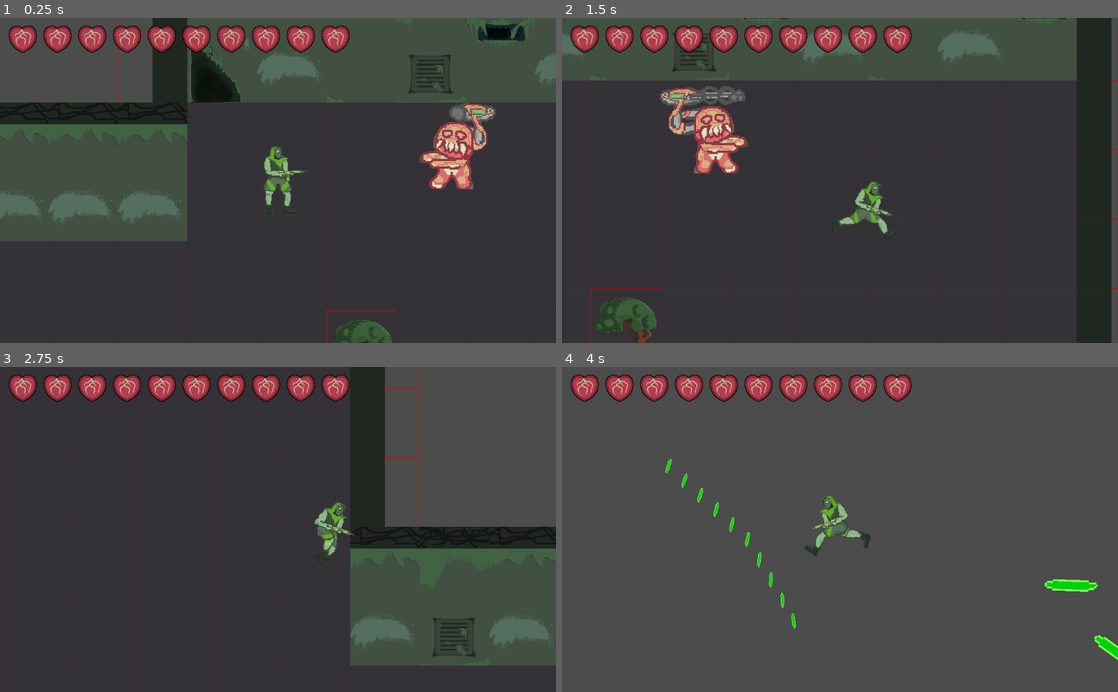
Above: before the commit, frames 1-4 (two rows, left to right).
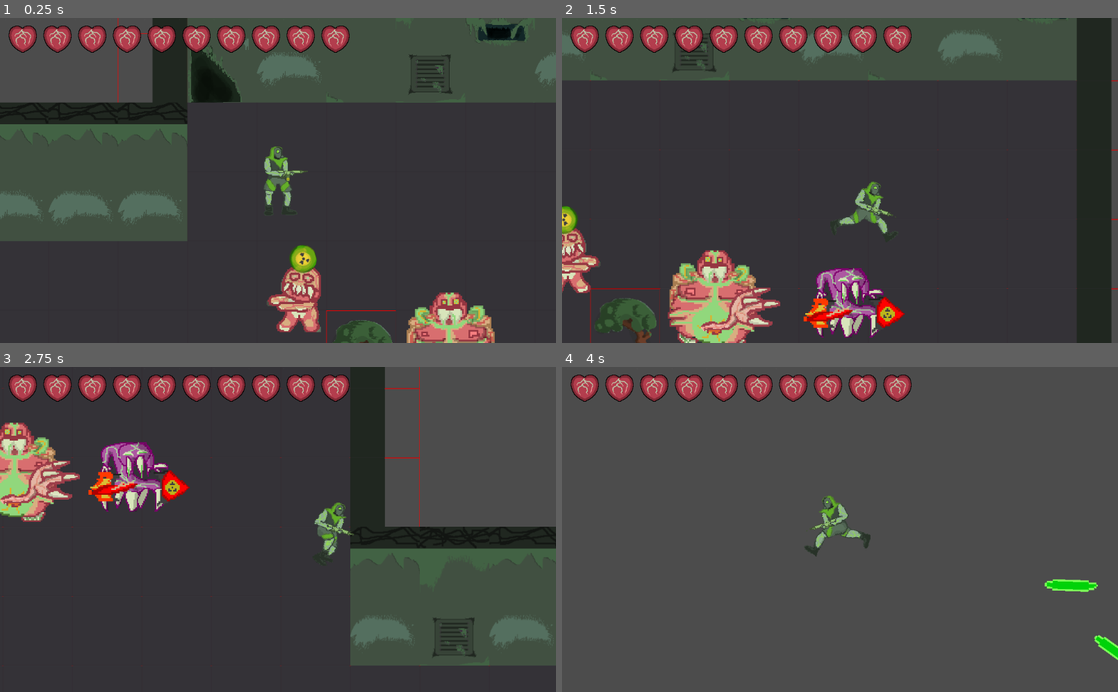
Above: after the commit, the same moments.

Repository: DevFTB/radi8-m8
Game: Godot game, scene res://NavTest.tscn
Same seed, same stepped clock (60 frames per second), same inputs: the game is played once before the commit and once after it.
Inputs (mouse positions are in pixels of both pictures, inside the frame that each line leads up to):
- Up to frame 1 (0.25 s): no input
- Up to frame 2 (1.5 s): move the mouse to (962, 164) at 0.52 s; press the mouse at (962, 164) at 0.53 s; hold Right (ui_right) 0.53-1.28 s; tap Space (dash) at 0.8, 1.35 s; move the mouse to (728, 196) at 1.27 s; release the mouse at (728, 196) at 1.28 s; hold Down (ui_down) from 1.28 s (still down)
- Up to frame 3 (2.75 s): click (166, 545) at 1.55 s; move the mouse to (333, 458) at 2.02 s; release Down (ui_down) at 2.03 s; press the mouse at (333, 458) at 2.03 s; hold Right (ui_right) from 2.03 s (still down); tap Space (dash) at 2.3 s
- Up to frame 4 (4 s): move the mouse to (812, 594) at 2.77 s; release Right (ui_right) at 2.78 s; release the mouse at (812, 594) at 2.78 s; hold Up (ui_up) 2.78-3.53 s; tap Space (dash) at 2.85 s; click (812, 594) at 3.05 s; move the mouse to (1006, 578) at 3.52 s; hold Left (ui_left) from 3.53 s (still down); hold Space (dash) from 3.53 s (still down); right-click (1006, 578) at 3.6 s

The runs differ from the first frame. In frame 1, 5.5% of the frame differs, in the area x 48-90%, y 26-100%; in frame 2, 9.6%, in the area x 0-62%, y 20-100%; in frame 3, 5.0%; in frame 4, 0.3%.

Commit message:
fixed enemy, refactored dmg, added rocket and explosion

Diff:
--- a/game/Assets/enemy/FatMan.tscn
+++ b/game/Assets/enemy/FatMan.tscn
@@ -1,22 +1,39 @@
-[gd_scene load_steps=6 format=2]
+[gd_scene load_steps=10 format=2]
 
 [ext_resource path="res://Assets/enemy/fatman.png" type="Texture" id=1]
-[ext_resource path="res://Assets/enemy/mutations/Gatling Mutation.tscn" type="PackedScene" id=2]
-[ext_resource path="res://Assets/enemy/mutations/ClawMutation.tscn" type="PackedScene" id=3]
+[ext_resource path="res://Assets/enemy/mutations/gatling/Gatling Mutation.tscn" type="PackedScene" id=2]
+[ext_resource path="res://Assets/enemy/mutations/claw/ClawMutation.tscn" type="PackedScene" id=3]
+[ext_resource path="res://Assets/enemy/mutations/rocket/RocketMutation.tscn" type="PackedScene" id=4]
+[ext_resource path="res://Scenes/Hurtbox.tscn" type="PackedScene" id=5]
 [ext_resource path="res://Scripts/Enemy/Enemy.gd" type="Script" id=6]
+[ext_resource path="res://Assets/enemy/mutations/detonation/detonation mutation.tscn" type="PackedScene" id=7]
 
 [sub_resource type="RectangleShape2D" id=1]
-extents = Vector2( 82.5693, 91.4385 )
+extents = Vector2( 63.5049, 35.5909 )
+
+[sub_resource type="CapsuleShape2D" id=2]
 
 [node name="FatMan" type="KinematicBody2D"]
+z_index = 50
+collision_layer = 32
 script = ExtResource( 6 )
 
 [node name="CollisionShape2D" type="CollisionShape2D" parent="."]
+position = Vector2( 1.49831, 57.6848 )
 shape = SubResource( 1 )
 
 [node name="Sprite" type="Sprite" parent="."]
 scale = Vector2( 3, 3 )
 texture = ExtResource( 1 )
+
+[node name="Hurtbox" parent="." instance=ExtResource( 5 )]
+scale = Vector2( 7.90321, -1.1379 )
+collision_layer = 8
+collision_mask = 4
+
+[node name="CollisionShape2D" parent="Hurtbox" index="0"]
+scale = Vector2( 1.02466, 3.93601 )
+shape = SubResource( 2 )
 
 [node name="Mutations" type="Node2D" parent="."]
 
@@ -24,7 +41,21 @@
 position = Vector2( -67.3374, 20.2992 )
 scale = Vector2( 2, 2 )
 
+[node name="Detonation Mutation" parent="Mutations" instance=ExtResource( 7 )]
+position = Vector2( -1.12373, 40.4543 )
+
+[node name="AnimatedSprite" parent="Mutations/Detonation Mutation" index="0"]
+position = Vector2( -4.54953, -4.7052 )
+scale = Vector2( 2, 2 )
+
 [node name="Gatling Mutation" parent="Mutations" instance=ExtResource( 2 )]
 position = Vector2( 16.7501, -50.6431 )
 scale = Vector2( 2, 2 )
 z_index = -1
+
+[node name="RocketMutation" parent="Mutations" instance=ExtResource( 4 )]
+position = Vector2( 0.0863304, 32.6602 )
+scale = Vector2( 3, 3 )
+
+[editable path="Hurtbox"]
+[editable path="Mutations/Detonation Mutation"]
--- a/game/Assets/enemy/LightEnemy.tscn
+++ b/game/Assets/enemy/LightEnemy.tscn
@@ -1,8 +1,10 @@
-[gd_scene load_steps=8 format=2]
+[gd_scene load_steps=10 format=2]
 
-[ext_resource path="res://Assets/enemy/mutations/Gatling Mutation.tscn" type="PackedScene" id=1]
-[ext_resource path="res://Assets/enemy/mutations/ClawMutation.tscn" type="PackedScene" id=2]
+[ext_resource path="res://Assets/enemy/mutations/gatling/Gatling Mutation.tscn" type="PackedScene" id=1]
+[ext_resource path="res://Assets/enemy/mutations/claw/ClawMutation.tscn" type="PackedScene" id=2]
+[ext_resource path="res://Assets/enemy/mutations/rocket/RocketMutation.tscn" type="PackedScene" id=3]
 [ext_resource path="res://assets/enemy/zombie.png" type="Texture" id=4]
+[ext_resource path="res://Assets/enemy/mutations/detonation/detonation mutation.tscn" type="PackedScene" id=5]
 [ext_resource path="res://scripts/Enemy/Enemy.gd" type="Script" id=6]
 [ext_resource path="res://Scenes/Hurtbox.tscn" type="PackedScene" id=7]
 
@@ -25,6 +27,9 @@
 
 [node name="Mutations" type="Node2D" parent="."]
 
+[node name="Detonation Mutation" parent="Mutations" instance=ExtResource( 5 )]
+position = Vector2( 6.00677, -71.0803 )
+
 [node name="Gatling Mutation" parent="Mutations" instance=ExtResource( 1 )]
 position = Vector2( 13.6579, -53.2852 )
 scale = Vector2( 2, 2 )
@@ -33,6 +38,10 @@
 [node name="ClawMutation" parent="Mutations" instance=ExtResource( 2 )]
 position = Vector2( -79.514, -28.2592 )
 scale = Vector2( 2, 2 )
+
+[node name="RocketMutation" parent="Mutations" instance=ExtResource( 3 )]
+position = Vector2( -1.08453, 14.4461 )
+scale = Vector2( 3, 3 )
 
 [node name="CollisionShape2D" type="CollisionShape2D" parent="."]
 position = Vector2( -3.25598, 36.7954 )
--- a/game/Assets/enemy/Sktiterbug.tscn
+++ b/game/Assets/enemy/Sktiterbug.tscn
@@ -1,15 +1,21 @@
-[gd_scene load_steps=6 format=2]
+[gd_scene load_steps=10 format=2]
 
-[ext_resource path="res://Assets/enemy/mutations/Gatling Mutation.tscn" type="PackedScene" id=1]
-[ext_resource path="res://Assets/enemy/mutations/ClawMutation.tscn" type="PackedScene" id=2]
+[ext_resource path="res://Assets/enemy/mutations/gatling/Gatling Mutation.tscn" type="PackedScene" id=1]
+[ext_resource path="res://Assets/enemy/mutations/claw/ClawMutation.tscn" type="PackedScene" id=2]
+[ext_resource path="res://Assets/enemy/mutations/rocket/RocketMutation.tscn" type="PackedScene" id=3]
 [ext_resource path="res://Assets/enemy/skitterbug.png" type="Texture" id=4]
+[ext_resource path="res://Scenes/Hurtbox.tscn" type="PackedScene" id=5]
 [ext_resource path="res://scripts/Enemy/Enemy.gd" type="Script" id=6]
+[ext_resource path="res://Assets/enemy/mutations/detonation/detonation mutation.tscn" type="PackedScene" id=7]
 
 [sub_resource type="RectangleShape2D" id=1]
-extents = Vector2( 63.4904, 65.2148 )
+extents = Vector2( 63.4904, 26.9042 )
+
+[sub_resource type="CapsuleShape2D" id=2]
+radius = 65.0602
 
 [node name="Skitterbug" type="KinematicBody2D"]
-position = Vector2( 375.277, 347.798 )
+collision_layer = 32
 script = ExtResource( 6 )
 
 [node name="Sprite" type="Sprite" parent="."]
@@ -17,6 +23,10 @@
 texture = ExtResource( 4 )
 
 [node name="Mutations" type="Node2D" parent="."]
+
+[node name="RocketMutation" parent="Mutations" instance=ExtResource( 3 )]
+position = Vector2( -10.4694, 15.2416 )
+scale = Vector2( 3, 3 )
 
 [node name="Gatling Mutation" parent="Mutations" instance=ExtResource( 1 )]
 position = Vector2( 7.37799, -59.5948 )
@@ -27,6 +37,18 @@
 position = Vector2( -67.09, -24.6183 )
 scale = Vector2( 2, 2 )
 
+[node name="Detonation Mutation" parent="Mutations" instance=ExtResource( 7 )]
+position = Vector2( 6.68173, -69.4901 )
+
 [node name="CollisionShape2D" type="CollisionShape2D" parent="."]
-position = Vector2( 2.82123, 0.982574 )
+position = Vector2( 3.94496, 33.1962 )
 shape = SubResource( 1 )
+
+[node name="Hurtbox" parent="." instance=ExtResource( 5 )]
+collision_layer = 8
+collision_mask = 4
+
+[node name="CollisionShape2D" parent="Hurtbox" index="0"]
+shape = SubResource( 2 )
+
+[editable path="Hurtbox"]
--- /dev/null
+++ b/game/Assets/enemy/mutations/detonation/Detonation.gd
@@ -0,0 +1,17 @@
+extends Area2D
+
+
+# Declare member variables here. Examples:
+# var a = 2
+# var b = "text"
+
+
+
+# Called when the node enters the scene tree for the first time.
+func _ready():
+	pass # Replace with function body.
+
+
+# Called every frame. 'delta' is the elapsed time since the previous frame.
+#func _process(delta):
+#	pass
--- /dev/null
+++ b/game/Assets/enemy/mutations/detonation/DetonationMutation.gd
@@ -0,0 +1,68 @@
+extends Node2D
+
+export (PackedScene) var explosion
+
+export (float) var detonationTime = 5
+export (float) var damage = 10
+export (float) var detonationRange = 800
+
+var timer: float = 0.0;
+var detonating: bool = false;
+
+var targets = []
+
+enum {
+	LEFT,
+	RIGHT
+}
+# Called when the node enters the scene tree for the first time.
+func _ready():
+	print("equip nukes")
+	$AnimatedSprite.play("equip")
+
+	$Area2D/CollisionShape2D.shape.radius = detonationRange
+	pass # Replace with function body.
+
+func _process(delta):
+	print(timer)
+	if(detonating):
+		timer += delta;
+
+	if(detonating && timer > detonationTime):
+		fire();
+
+func attack():
+	if(!detonating):
+		print("bring on the destruction")
+		timer = 0
+		detonating = true
+
+		$AnimatedSprite.play("detonate")
+
+		#var sprite_frames = $AnimatedSprite.get_sprite_frames()
+		#var amntOfFrames = sprite_frames.get_frame_count("detonate")
+
+		#$AnimatedSprite.set_speed_scale(amntOfFrames / detonationTime)
+
+func fire():
+	print("kabloom")
+	var areas = $Area2D.get_overlapping_areas()
+
+	var instance = explosion.instance()
+	get_tree().root.add_child(instance)
+	instance.set_global_position(self.global_position)
+
+	var factor = detonationRange / 128
+	instance.apply_scale(Vector2(factor, factor))
+
+	for area in areas:
+		area.emit_signal("damage", self)
+	# blowup
+
+
+func _on_Area2D_area_entered(area):
+	pass # Replace with function body.
+
+
+func _on_Area2D_area_exited(area):
+	pass # Replace with function body.
--- /dev/null
+++ b/game/Assets/enemy/mutations/detonation/detonation mutation.tscn
@@ -0,0 +1,88 @@
+[gd_scene load_steps=16 format=2]
+
+[ext_resource path="res://Assets/enemy/mutations/detonation/DetonationMutation.gd" type="Script" id=1]
+[ext_resource path="res://Assets/enemy/mutations/detonation/detonation.png" type="Texture" id=2]
+[ext_resource path="res://Assets/enemy/mutations/detonation/Detonation.gd" type="Script" id=3]
+[ext_resource path="res://Scenes/Explosion.tscn" type="PackedScene" id=4]
+
+[sub_resource type="AtlasTexture" id=1]
+flags = 4
+atlas = ExtResource( 2 )
+region = Rect2( 0, 0, 64, 64 )
+
+[sub_resource type="AtlasTexture" id=2]
+flags = 4
+atlas = ExtResource( 2 )
+region = Rect2( 64, 0, 64, 64 )
+
+[sub_resource type="AtlasTexture" id=3]
+flags = 4
+atlas = ExtResource( 2 )
+region = Rect2( 128, 0, 64, 64 )
+
+[sub_resource type="AtlasTexture" id=4]
+flags = 4
+atlas = ExtResource( 2 )
+region = Rect2( 192, 0, 64, 64 )
+
+[sub_resource type="AtlasTexture" id=5]
+flags = 4
+atlas = ExtResource( 2 )
+region = Rect2( 256, 0, 64, 64 )
+
+[sub_resource type="AtlasTexture" id=6]
+flags = 4
+atlas = ExtResource( 2 )
+region = Rect2( 320, 0, 64, 64 )
+
+[sub_resource type="AtlasTexture" id=7]
+flags = 4
+atlas = ExtResource( 2 )
+region = Rect2( 384, 0, 64, 64 )
+
+[sub_resource type="AtlasTexture" id=8]
+flags = 4
+atlas = ExtResource( 2 )
+region = Rect2( 448, 0, 64, 64 )
+
+[sub_resource type="AtlasTexture" id=11]
+flags = 4
+atlas = ExtResource( 2 )
+region = Rect2( 0, 0, 64, 64 )
+
+[sub_resource type="SpriteFrames" id=9]
+animations = [ {
+"frames": [ SubResource( 1 ), SubResource( 2 ), SubResource( 3 ), SubResource( 4 ), SubResource( 5 ), SubResource( 6 ), SubResource( 7 ), SubResource( 8 ) ],
+"loop": true,
+"name": "detonate",
+"speed": 7.0
+}, {
+"frames": [ SubResource( 11 ) ],
+"loop": false,
+"name": "equip",
+"speed": 5.0
+} ]
+
+[sub_resource type="CircleShape2D" id=10]
+radius = 124.926
+
+[node name="Detonation Mutation" type="Node2D"]
+rotation = -0.261799
+script = ExtResource( 1 )
+explosion = ExtResource( 4 )
+damage = 100.0
+
+[node name="AnimatedSprite" type="AnimatedSprite" parent="."]
+frames = SubResource( 9 )
+animation = "equip"
+
+[node name="Area2D" type="Area2D" parent="."]
+collision_layer = 0
+collision_mask = 24
+script = ExtResource( 3 )
+
+[node name="CollisionShape2D" type="CollisionShape2D" parent="Area2D"]
+shape = SubResource( 10 )
+
+[connection signal="area_entered" from="Area2D" to="." method="_on_Area2D_area_entered"]
+[connection signal="area_exited" from="Area2D" to="." method="_on_Area2D_area_exited"]
--- /dev/null
+++ b/game/Assets/enemy/mutations/rocket/RocketMutation.gd
@@ -0,0 +1,37 @@
+extends Node2D
+
+
+export (float) var boostMultiplier = 5
+export (float) var duration = 10;
+
+var timer: float = 0.0;
+var boosting: bool = false
+
+var enemy = null
+
+# Called when the node enters the scene tree for the first time.
+func _ready():
+	$AnimatedSprite.play("equip")
+
+	pass # Replace with function body.
+
+func _process(delta):
+	timer += delta;
+
+	if(timer > duration):
+		if(enemy):
+			if(enemy.has_method("set_move_speed")):
+				enemy.set_move_speed(1 / boostMultiplier)
+
+func attack():
+	boosting = true;
+
+	if(enemy):
+		if(enemy.has_method("set_move_speed")):
+			enemy.set_move_speed(boostMultiplier)
+
+func set_owner(en):
+	enemy = en
+
+func set_player(player):
+	player = player
--- /dev/null
+++ b/game/Assets/enemy/mutations/rocket/RocketMutation.tscn
@@ -0,0 +1,26 @@
+[gd_scene load_steps=4 format=2]
+
+[ext_resource path="res://Assets/enemy/mutations/rocket/rocket.png" type="Texture" id=1]
+[ext_resource path="res://Assets/enemy/mutations/rocket/RocketMutation.gd" type="Script" id=2]
+
+[sub_resource type="SpriteFrames" id=1]
+animations = [ {
+"frames": [ ExtResource( 1 ) ],
+"loop": false,
+"name": "attack",
+"speed": 10.0
+}, {
+"frames": [ ExtResource( 1 ) ],
+"loop": false,
+"name": "equip",
+"speed": 10.0
+} ]
+
+[node name="RocketMutation" type="Node2D"]
+position = Vector2( -13.773, 3.44324 )
+script = ExtResource( 2 )
+
+[node name="AnimatedSprite" type="AnimatedSprite" parent="."]
+frames = SubResource( 1 )
+animation = "attack"
+playing = true
--- a/game/MutationTest.tscn
+++ b/game/MutationTest.tscn
@@ -1,7 +1,15 @@
-[gd_scene load_steps=2 format=2]
+[gd_scene load_steps=4 format=2]
 
 [ext_resource path="res://assets/enemy/LightEnemy.tscn" type="PackedScene" id=1]
+[ext_resource path="res://Assets/enemy/Sktiterbug.tscn" type="PackedScene" id=2]
+[ext_resource path="res://Assets/enemy/FatMan.tscn" type="PackedScene" id=3]
 
 [node name="Node2D" type="Node2D"]
 
 [node name="LightEnemy" parent="." instance=ExtResource( 1 )]
+
+[node name="Skitterbug" parent="." instance=ExtResource( 2 )]
+position = Vector2( 236.092, 169.327 )
+
+[node name="FatMan" parent="." instance=ExtResource( 3 )]
+position = Vector2( 781.234, 326.636 )
--- a/game/NavTest.tscn
+++ b/game/NavTest.tscn
@@ -7,7 +7,9 @@
 [ext_resource path="res://Scripts/Controller/god.gd" type="Script" id=5]
 [ext_resource path="res://Scripts/Layout/room_controller.gd" type="Script" id=6]
 [ext_resource path="res://Assets/Rooms/coolertooms1.tscn" type="PackedScene" id=7]
+[ext_resource path="res://Assets/enemy/FatMan.tscn" type="PackedScene" id=8]
 [ext_resource path="res://Scenes/UI.tscn" type="PackedScene" id=9]
+[ext_resource path="res://Assets/enemy/Sktiterbug.tscn" type="PackedScene" id=10]
 
 [sub_resource type="RectangleShape2D" id=1]
 extents = Vector2( 76.404, 41.2686 )
@@ -54,6 +56,7 @@
 position = Vector2( 167.061, 400 )
 
 [node name="LightEnemy" parent="." instance=ExtResource( 3 )]
+position = Vector2( 209.537, 625.436 )
 playerPath = NodePath("../Player")
 
 [node name="RoomController" type="Node" parent="."]
@@ -65,6 +68,14 @@
 [node name="Control" parent="CanvasLayer" index="0"]
 player_path = NodePath("../../Player")
 
+[node name="FatMan" parent="." instance=ExtResource( 8 )]
+position = Vector2( 491.599, 703.127 )
+playerPath = NodePath("../Player")
+
+[node name="Skitterbug" parent="." instance=ExtResource( 10 )]
+position = Vector2( 771.178, 701.22 )
+playerPath = NodePath("../Player")
+
 [connection signal="door_collision" from="Player" to="." method="_on_Player_door_collision"]
 
 [editable path="CanvasLayer"]
--- /dev/null
+++ b/game/Scenes/Explosion.gd
@@ -0,0 +1,20 @@
+extends Node2D
+
+
+# Declare member variables here. Examples:
+# var a = 2
+# var b = "text"
+
+
+# Called when the node enters the scene tree for the first time.
+func _ready():
+	print(global_position)
+	$AnimatedSprite.play('explode')
+
+# Called every frame. 'delta' is the elapsed time since the previous frame.
+#func _process(delta):
+#	pass
+
+
+func _on_AnimatedSprite_animation_finished():
+	queue_free()
--- /dev/null
+++ b/game/Scenes/Explosion.tscn
@@ -0,0 +1,53 @@
+[gd_scene load_steps=12 format=2]
+
+[ext_resource path="res://Assets/enemy/mutations/detonation/explosion.png" type="Texture" id=1]
+[ext_resource path="res://Scenes/Explosion.gd" type="Script" id=2]
+
+[sub_resource type="AtlasTexture" id=1]
+atlas = ExtResource( 1 )
+region = Rect2( 0, 0, 128, 128 )
+
+[sub_resource type="AtlasTexture" id=2]
+atlas = ExtResource( 1 )
+region = Rect2( 128, 0, 128, 128 )
+
+[sub_resource type="AtlasTexture" id=3]
+atlas = ExtResource( 1 )
+region = Rect2( 256, 0, 128, 128 )
+
+[sub_resource type="AtlasTexture" id=4]
+atlas = ExtResource( 1 )
+region = Rect2( 384, 0, 128, 128 )
+
+[sub_resource type="AtlasTexture" id=5]
+atlas = ExtResource( 1 )
+region = Rect2( 0, 128, 128, 128 )
+
+[sub_resource type="AtlasTexture" id=6]
+atlas = ExtResource( 1 )
+region = Rect2( 128, 128, 128, 128 )
+
+[sub_resource type="AtlasTexture" id=7]
+atlas = ExtResource( 1 )
+region = Rect2( 256, 128, 128, 128 )
+
+[sub_resource type="AtlasTexture" id=8]
+atlas = ExtResource( 1 )
+region = Rect2( 384, 128, 128, 128 )
+
+[sub_resource type="SpriteFrames" id=9]
+animations = [ {
+"frames": [ SubResource( 1 ), SubResource( 2 ), SubResource( 3 ), SubResource( 4 ), SubResource( 5 ), SubResource( 6 ), SubResource( 7 ), SubResource( 8 ) ],
+"loop": true,
+"name": "explode",
+"speed": 8.0
+} ]
+
+[node name="Explosion" type="Node2D"]
+script = ExtResource( 2 )
+
+[node name="AnimatedSprite" type="AnimatedSprite" parent="."]
+frames = SubResource( 9 )
+animation = "explode"
+
+[connection signal="animation_finished" from="AnimatedSprite" to="." method="_on_AnimatedSprite_animation_finished"]
--- /dev/null
+++ b/game/Scenes/Hurtbox.gd
@@ -0,0 +1,15 @@
+extends Area2D
+
+
+# Declare member variables here. Examples:
+# var a = 2
+# var b = "text"
+signal damage(source)
+
+# Called when the node enters the scene tree for the first time.
+func _ready():
+	pass # Replace with function body.
+
+
+func get_hit(source):
+	emit_signal("damage", source)
--- a/game/Scenes/Hurtbox.tscn
+++ b/game/Scenes/Hurtbox.tscn
@@ -1,5 +1,8 @@
-[gd_scene format=2]
+[gd_scene load_steps=2 format=2]
+
+[ext_resource path="res://Scenes/Hurtbox.gd" type="Script" id=1]
 
 [node name="Hurtbox" type="Area2D"]
+script = ExtResource( 1 )
 
 [node name="CollisionShape2D" type="CollisionShape2D" parent="."]
--- a/game/Scenes/Player.tscn
+++ b/game/Scenes/Player.tscn
@@ -157,20 +157,20 @@
 texture = ExtResource( 7 )
 hframes = 10
 vframes = 8
-frame = 26
 
 [node name="AnimationPlayer" type="AnimationPlayer" parent="."]
-anims/dash = SubResource( 35 )
-anims/fire = SubResource( 21 )
-anims/idle = SubResource( 22 )
-anims/run = SubResource( 23 )
+anims/dash = SubResource( 3 )
+anims/fire = SubResource( 4 )
+anims/idle = SubResource( 5 )
+anims/run = SubResource( 6 )
 
 [node name="AnimationTree" type="AnimationTree" parent="."]
-tree_root = SubResource( 32 )
+tree_root = SubResource( 19 )
 anim_player = NodePath("../AnimationPlayer")
 active = true
-parameters/playback = SubResource( 33 )
+parameters/playback = SubResource( 20 )
 
-[connection signal="area_entered" from="Hurtbox" to="." method="_on_Hurtbox_area_entered"]
+[connection signal="area_entered" from="Hurtbox" to="." method="_on_Hurtbox_damage"]
+[connection signal="damage" from="Hurtbox" to="." method="_on_Hurtbox_damage"]
 
 [editable path="Hurtbox"]
--- a/game/Scripts/Enemy/Enemy.gd
+++ b/game/Scripts/Enemy/Enemy.gd
@@ -7,6 +7,7 @@
 export(float) var attackPeriod = 3
 export(float) var mutationPeriod = 10
 export(int) var max_health = 5
+export(int) var engagementRadius = 100
 export (NodePath) var playerPath
 
 onready var navigation = get_parent().room
@@ -46,6 +47,9 @@
 	for mut in inactiveMutations:
 		print(mut)
 		$Mutations.remove_child(mut)
+
+	$Hurtbox.connect("damage", self, "_on_Hurtbox_damage")
+	$Hurtbox.connect("area_entered", self, "_on_Hurtbox_damage")
 
 func _process(delta):
 	attackTimer += delta
@@ -87,6 +91,10 @@
 			print("set player")
 			newMutation.set_player(player)
 
+		if(newMutation.has_method("set_owner")):
+			print("set owner")
+			newMutation.set_owner(self)
+
 		activeMutations.append(newMutation)
 		inactiveMutations.remove(index)
 
@@ -101,8 +109,12 @@
 		if global_position == path[0]:
 			path.remove(0)
 
+func set_move_speed(multiplier):
+	speed *= multiplier;
+
 func move():
-	velocity = move_and_slide(velocity)
+	if(!((global_position + velocity) - player.get_global_position()).length() < engagementRadius):
+		velocity = move_and_slide(velocity)
 
 func take_damage(value):
 	set_health(health - value)
@@ -114,8 +126,9 @@
 		emit_signal("no_health")
 		die()
 
-func _on_Hurtbox_area_entered(area):
-	take_damage(area.damage)
+func _on_Hurtbox_damage(area):
+	if("damage" in area):
+		take_damage(area.damage)
 
 func die():
 	queue_free()
--- a/game/Scripts/Enemy/GatlingMutation.gd
+++ b/game/Scripts/Enemy/GatlingMutation.gd
@@ -44,7 +44,7 @@
 			b.position = $"Fire Point".global_position
 			b.fire_direction = (player.global_position - global_position).normalized()
 
-			owner.owner.add_child(b)
+			owner.get_parent().add_child(b)
 
 	else:
 		attacking = false;
--- a/game/Scripts/Player.gd
+++ b/game/Scripts/Player.gd
@@ -237,6 +237,7 @@
 func on_invulnerability_end():
 	$"Hurtbox/CollisionShape2D".disabled = false
 
-func _on_Hurtbox_area_entered(area):
+func _on_Hurtbox_damage(source):
 	print("somebody touch player hut box ")
-	take_damage(area.damage)
+	if("damage" in source):
+		take_damage(source.damage)
Renamed: game/Assets/enemy/mutations/ClawMutation.tscn -> game/Assets/enemy/mutations/claw/ClawMutation.tscn
Renamed: game/Assets/enemy/mutations/claw mutation.png -> game/Assets/enemy/mutations/claw/claw mutation.png
Not shown, changed: game/Assets/enemy/mutations/claw/claw mutation.png.import
Binary file added: game/Assets/enemy/mutations/detonation/detonation.png
Not shown, added: game/Assets/enemy/mutations/detonation/detonation.png.import
Binary file added: game/Assets/enemy/mutations/detonation/explosion.png
Not shown, added: game/Assets/enemy/mutations/detonation/explosion.png.import
Renamed: game/Assets/enemy/mutations/Gatling Mutation.tscn -> game/Assets/enemy/mutations/gatling/Gatling Mutation.tscn
Renamed: game/Assets/enemy/mutations/gatling mutation.png -> game/Assets/enemy/mutations/gatling/gatling mutation.png
Not shown, changed: game/Assets/enemy/mutations/gatling/gatling mutation.png.import
Binary file added: game/Assets/enemy/mutations/rocket/rocket.png
Not shown, added: game/Assets/enemy/mutations/rocket/rocket.png.import
(and 2 more such lines)
